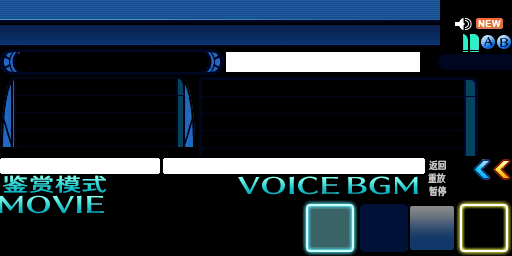
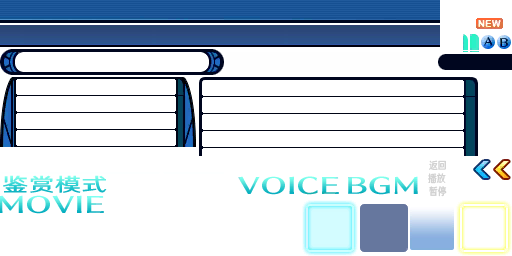
Two versions of the same layered image (w=512, h=256). Layer-by-layer changes:
renamed "重放" to "播放", painted on it over [428, 173, 446, 184]
hid "图层 2" over [0, 0, 512, 256]
